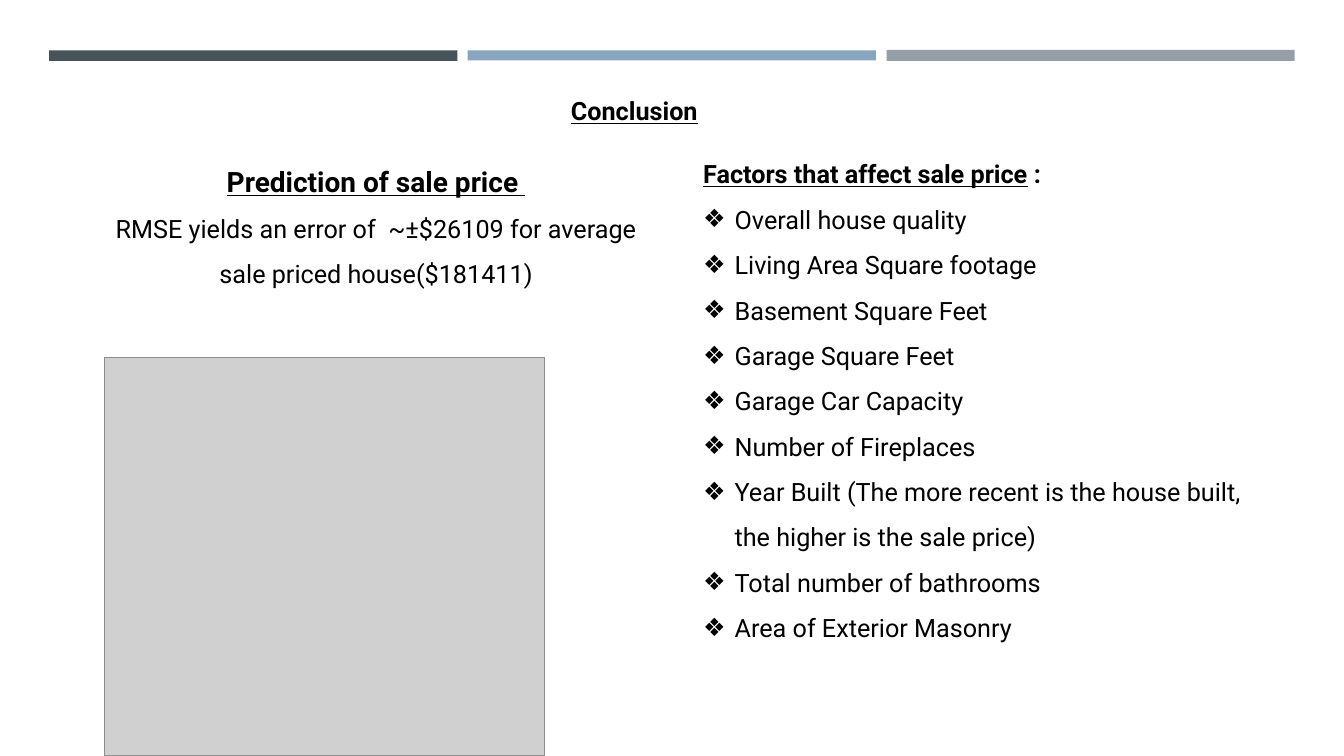
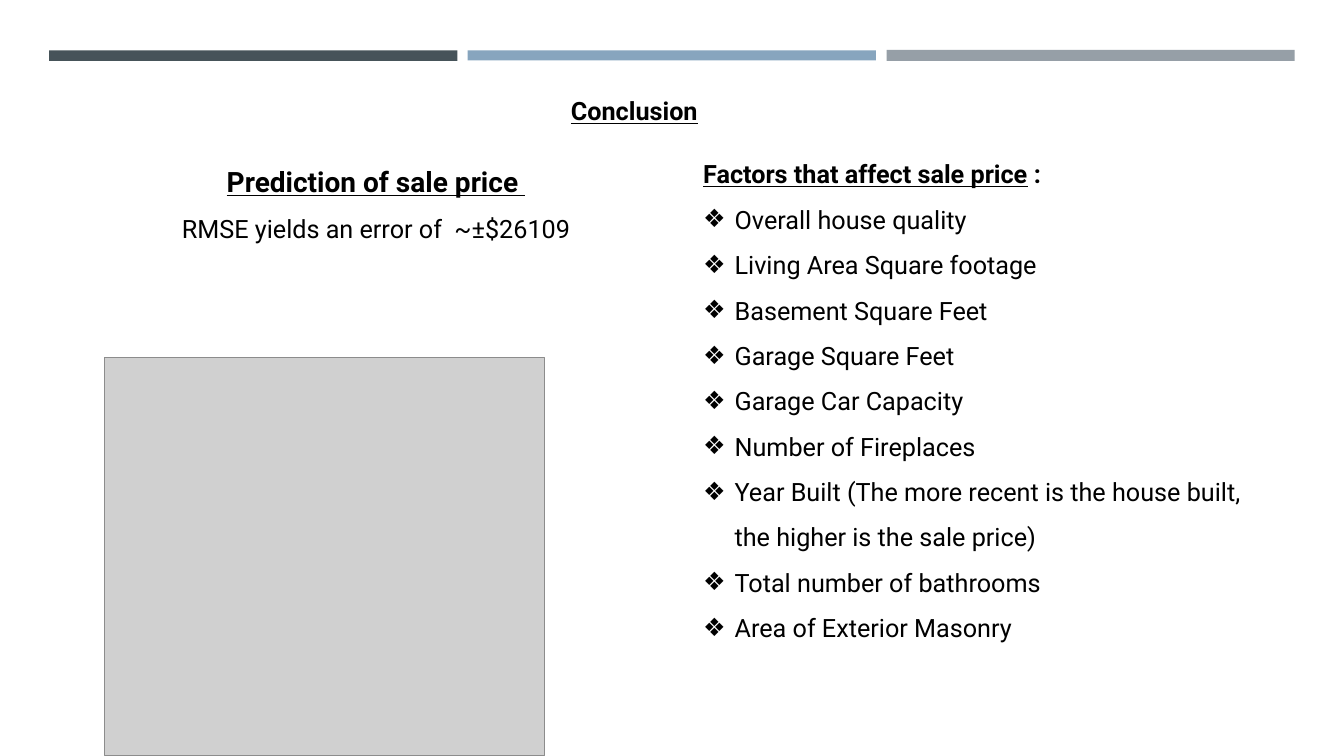
Before and after one commit to vaishnavibrungi/ames_iowa, a slide deck: slide 11 of Project 2.pptx (slide 12 before the commit). Drawn at 1344x756 pixels with LibreOffice and Linux fonts; fonts in the diff are those of the drawing; grey boxes stand for pictures. Boxes give left, top, right and bottom in pixels: in the first picture for what was removed or moved away, otherwise in the second. Text is boxed around its words. In the diff, an @@ line names an element or a change of style, - is before the commit and + after.

```diff
--- a/Project 2.pptx
+++ b/Project 2.pptx
@@ text at [182,217,570,244]: text changed @@
-RMSE yields an error of ~±$26109 for average sale priced house($181411)
+RMSE yields an error of ~±$26109
```
Also in this commit, not shown: 2 other slides changed, 1 slide removed, 3 other files.
